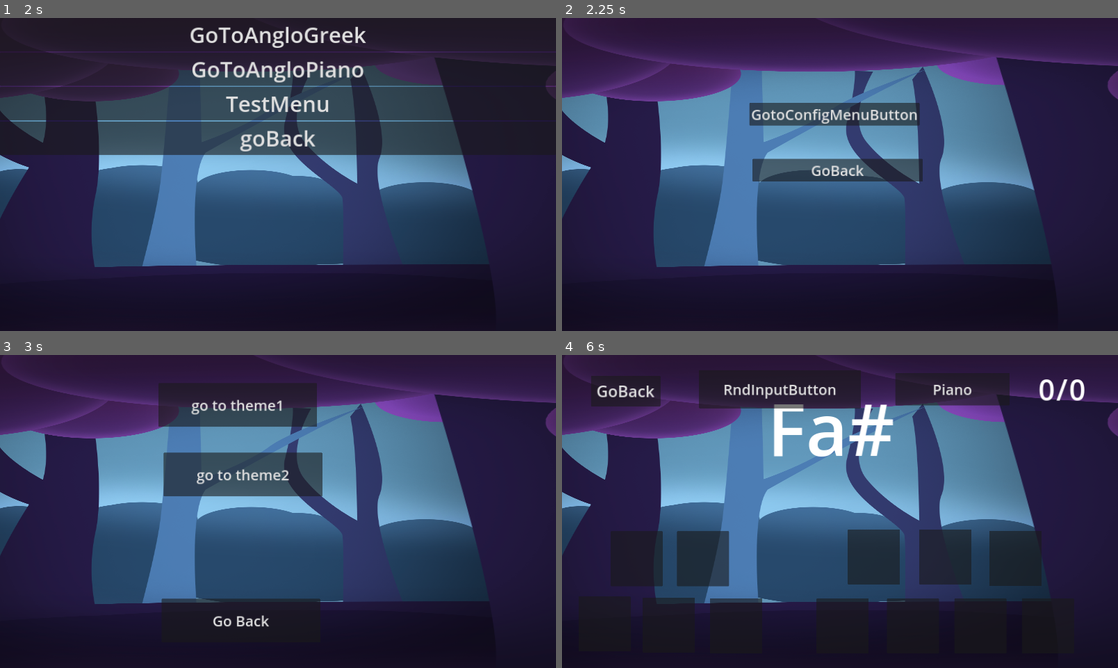
Above: before the commit, frames 1-4 (two rows, left to right).
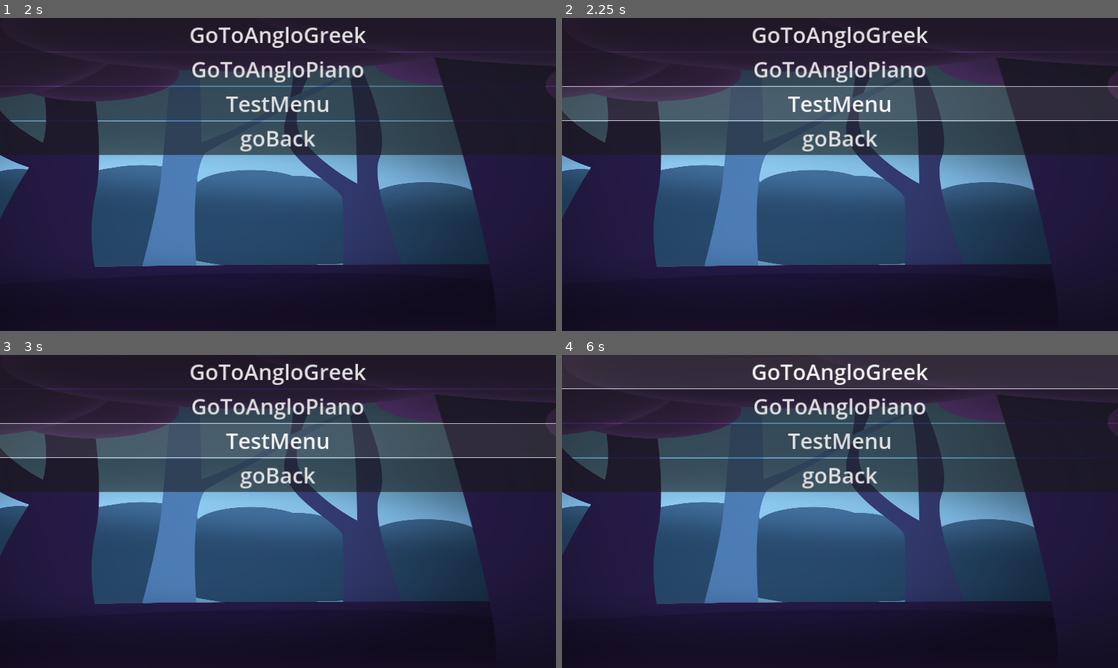
Above: after the commit, the same moments.

Repository: zur11/music_app_backup_1
Game: Godot game, scene res://main.tscn
Two runs of this game, one before a commit and one after it. Both use one fixed random seed, a clock stepped at 60 frames per second and the inputs below.
Inputs (mouse positions are in pixels of both pictures, inside the frame that each line leads up to):
- Up to frame 1 (2 s): click "GoToAngloPiano" at 0.5 s; click "GoBack" at 1.25 s
- Up to frame 2 (2.25 s): click "TestMenu" at 2 s
- Up to frame 3 (3 s): click (272, 452) at 2.75 s, where only the run before the commit has a clickable "GotoConfigMenuButton"
- Up to frame 4 (6 s): click (801, 621) at 3.5 s, where only the run before the commit has a clickable "Go Back"; click (840, 508) at 4.25 s, where only the run before the commit has a clickable "GoBack"; click "goBack" at 5 s; click "GoToAngloGreek" at 5.75 s

Frame 1 is identical in both runs. In frame 2, 31% of the frame differs, in the area x 0-100%, y 0-53%; in frame 3, 25%; in frame 4, 34%, in the area x 0-100%, y 2-82%.
Error after the commit: Invalid access to property or key 'name' on a base object of type 'previously freed'. (res://global_systems/scene_manager_system/system/scene_manager_system.gd…

Commit message:
some more on sceneManager

Diff:
--- a/game_screen/game_screen.gd
+++ b/game_screen/game_screen.gd
@@ -22,10 +22,10 @@
 	set_question_scene(current_game.question_scene)
 
 func set_answers_scene(loaded_answer_scene: Node):
-	SceneManagerSystem.get_container("AnswerContainer").goto_scene_without_history(loaded_answer_scene)
+	SceneManagerSystem.get_container("AnswerContainer").goto_scene(loaded_answer_scene)
 
 func set_question_scene(loaded_question_scene: Node):
-	SceneManagerSystem.get_container("QuestionContainer").goto_scene_without_history(loaded_question_scene)
+	SceneManagerSystem.get_container("QuestionContainer").goto_scene(loaded_question_scene)
 
 func _connect_answer_emiters():
 	for answer_emitter in get_tree().get_nodes_in_group("AnswerEmiters"):
--- a/global_systems/scene_manager_system/system/scene_manager.gd
+++ b/global_systems/scene_manager_system/system/scene_manager.gd
@@ -3,7 +3,6 @@
 var _async_loader = AsyncLoader.new()
 var _container: Node2D
 
-var _current_instanced_scene: Node
 var _previous_instanced_scene : Node
 
 var _scene_history : Array
@@ -13,31 +12,24 @@
 func _change_scene(instanced_scene_to_go: Node):
 	for child in _container.get_children():
 		self.remove_child(child)
-#		await get_tree().process_frame
-#		child.call_deferred("free")
+		await get_tree().process_frame
+		child.call_deferred("free")
 	_container.add_child(instanced_scene_to_go)
-
-func goto_scene_without_history(instantiated_scene_to_go: Node):
-	_validate_scene_to_go(instantiated_scene_to_go)
-
-	_current_instanced_scene = instantiated_scene_to_go
-	_change_scene(_current_instanced_scene)
 
 func goto_scene(instantiated_scene_to_go: Node):
 	_validate_scene_to_go(instantiated_scene_to_go)
 
+	_change_scene(instantiated_scene_to_go)
+
 	_scene_history.push_back(instantiated_scene_to_go.scene_file_path)
-	if _current_instanced_scene:
-		_previous_instanced_scene = _current_instanced_scene
 
-	_current_instanced_scene = instantiated_scene_to_go
-	_change_scene(_current_instanced_scene)
+	_previous_instanced_scene = load(_scene_history[-2]).instantiate() if _scene_history.size() > 1 else null
 
 func _validate_scene_to_go(instantiated_scene_to_go: Node) -> bool:
 	if instantiated_scene_to_go == null:
 		push_error("Trying to goto_scene to a Null Scene")
 		return true
-	if instantiated_scene_to_go == _current_instanced_scene:
+	if instantiated_scene_to_go.scene_file_path == _scene_history.back():
 		push_warning("Trying to goto_scene to A Scene same as Previous Scene")
 		return true
 	return false
@@ -46,28 +38,20 @@
 	if !_previous_instanced_scene : return
 	_change_scene(_previous_instanced_scene)
 
-	_current_instanced_scene = _previous_instanced_scene
-
 	_scene_history.pop_back()
 
-	if _scene_history.size() > 1:
-		_previous_instanced_scene = load(_scene_history[-2]).instantiate()
-	else:
-		_previous_instanced_scene = null
+	_previous_instanced_scene = load(_scene_history[-2]).instantiate() if _scene_history.size() > 1 else null
 
 func update_theme(new_theme: String):
 
 	for ii in _scene_history.size():
 		_scene_history[ii] = _scene_history[ii].trim_suffix(_theme + ".tscn") + new_theme + ".tscn"
 
-	if _previous_instanced_scene:
-		_previous_instanced_scene = load(_scene_history[-1]).instantiate()
-	if _current_instanced_scene:
-		_current_instanced_scene = load(_scene_history[-2]).instantiate()
+	_previous_instanced_scene = load(_scene_history[-2]).instantiate() if _scene_history.size() > 1 else null
+
 	_theme = new_theme
 
-	self._change_scene(_current_instanced_scene)
-
+	self._change_scene(load(_scene_history[-1]).instantiate())
 
 #FUNCTIONS FOR THREADED LOADING
 func async_load(scene_urls: Array):
--- a/main.gd
+++ b/main.gd
@@ -8,5 +8,5 @@
 	initial_screen = load("res://menus_screens/games_menu/games_menu_theme_1.tscn").instantiate()
 	#initial_screen = load("res://game_screen/game_screen.tscn")
 
-	SceneManagerSystem.get_container("BackgroundContainer").goto_scene_without_history(initial_background)
+	SceneManagerSystem.get_container("BackgroundContainer").goto_scene(initial_background)
 	SceneManagerSystem.get_container("ScreenContainer").goto_scene(initial_screen)
